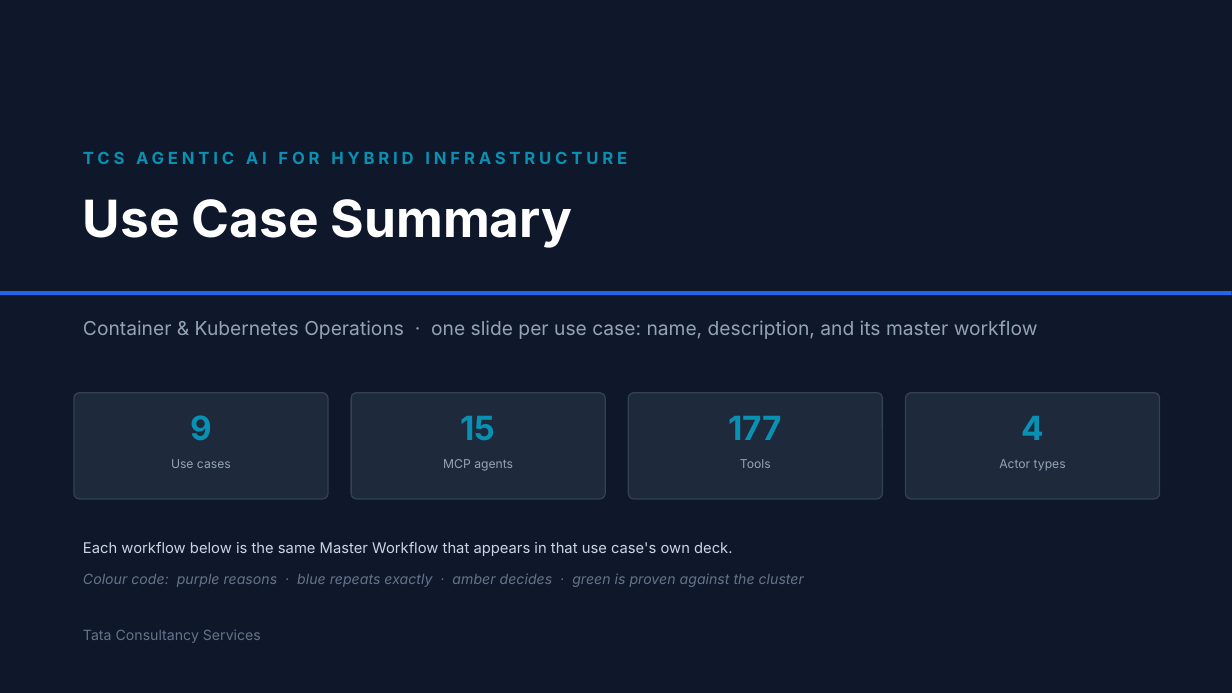
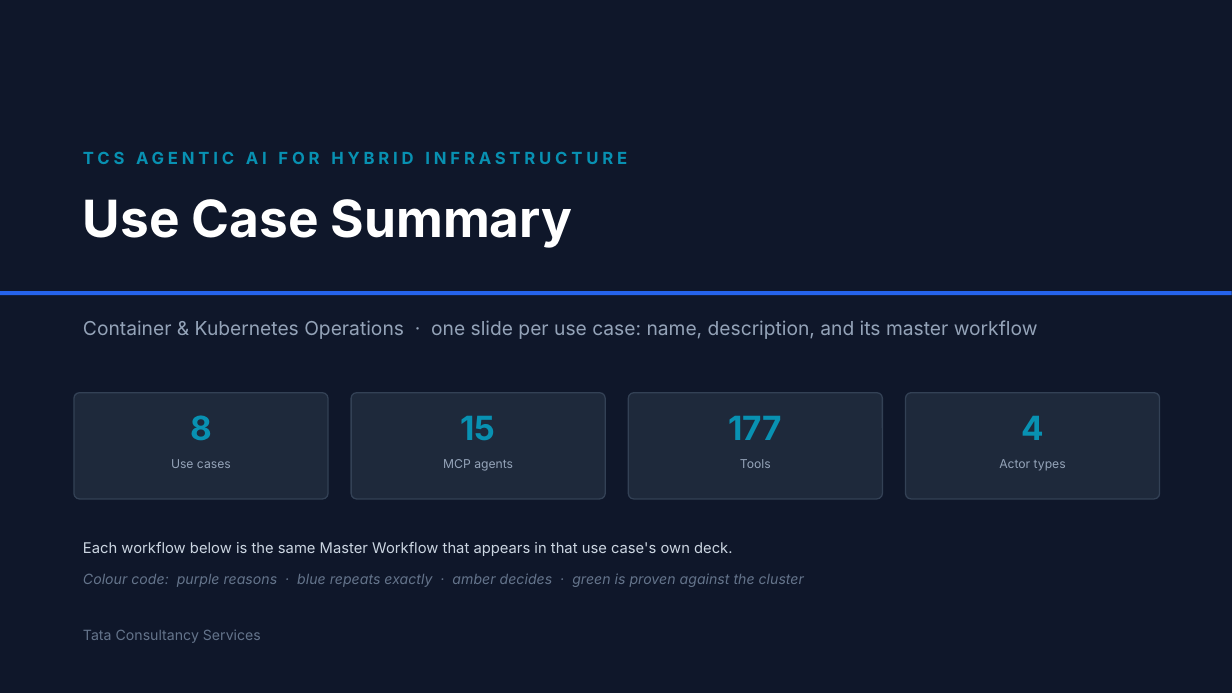
Before and after one commit to cskaruppu/Openshift-mcp-server, a slide deck: slide 1 of usecases/portfolio/TCS-Agentic-AI-Use-Case-Summary.pptx. Drawn at 1232x693 pixels with LibreOffice and Linux fonts; fonts in the diff are those of the drawing. Boxes give left, top, right and bottom in pixels: in the first picture for what was removed or moved away, otherwise in the second. Text is boxed around its words. In the diff, an @@ line names an element or a change of style, - is before the commit and + after.

```diff
--- a/usecases/portfolio/TCS-Agentic-AI-Use-Case-Summary.pptx
+++ b/usecases/portfolio/TCS-Agentic-AI-Use-Case-Summary.pptx
@@ text at [190,415,212,440]: text changed @@
-9
+8
```
Also in this commit, not shown: 3 other slides changed, 1 slide removed, 1 other file.
